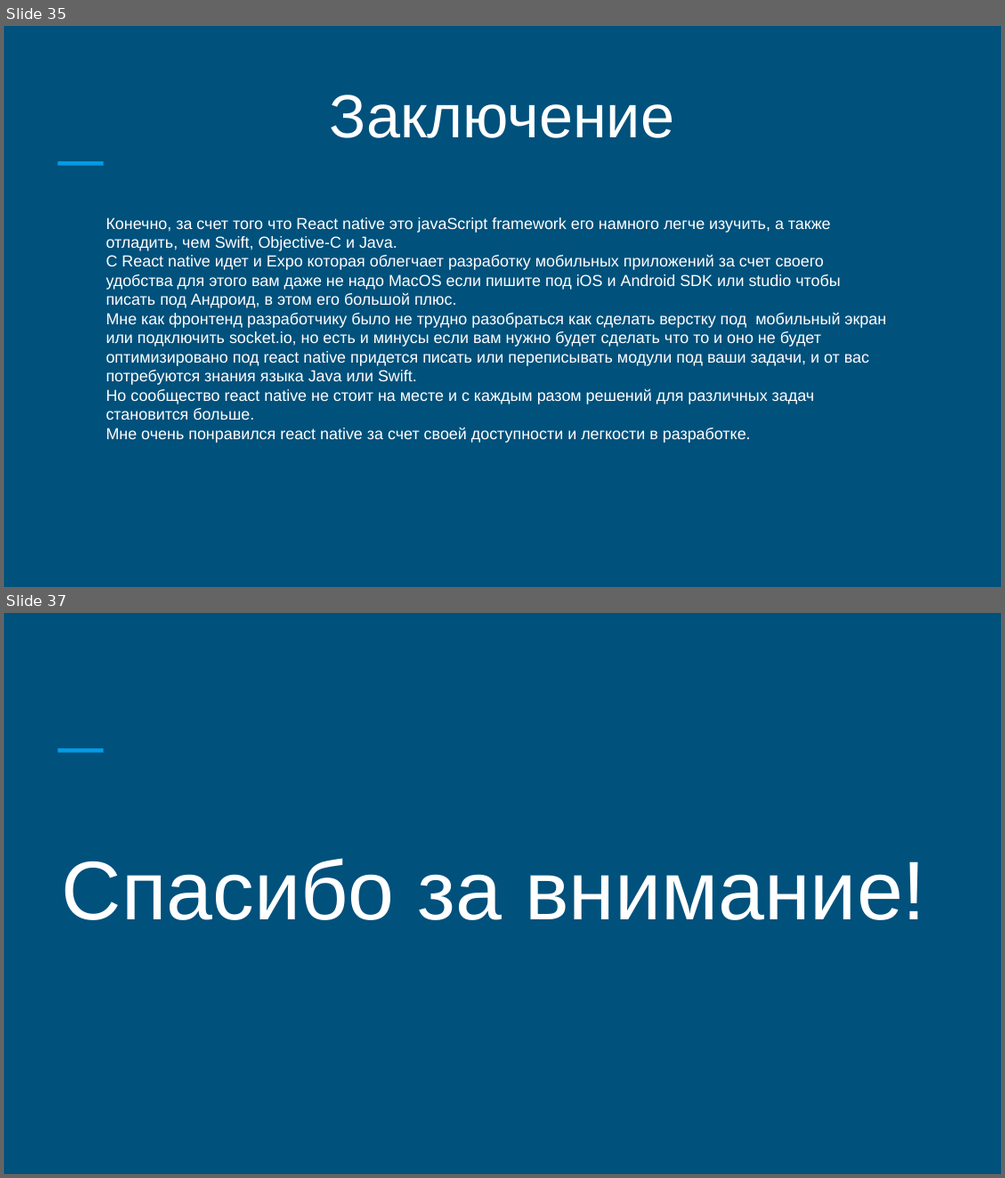
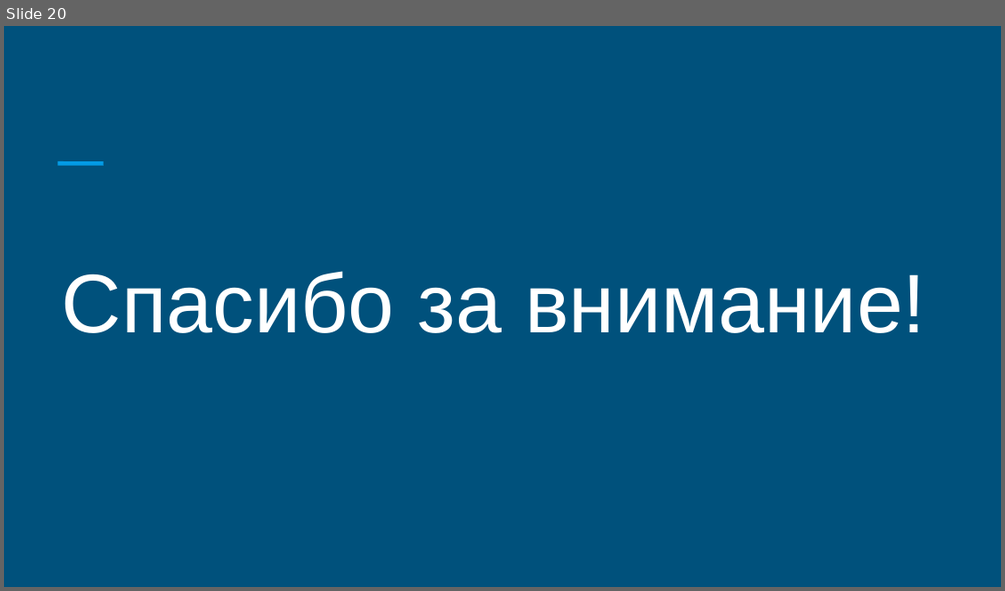
Before and after one commit to keylink/mean-stack, a slide deck: docs/mean.pptx. Shown one above the other, each under a label of ours: slides 35 and 37 before the commit, slide 20 after it; the slides between them are not shown. The pictures are 1005x1178 and 1005x591 pixels, drawn with LibreOffice and Linux fonts; fonts in the diff are those of the drawing. Boxes give left, top, right and bottom in pixels: in the first picture for what was removed or moved away, otherwise in the second. Text is boxed around its words. In the diff, an @@ line names an element or a change of style, - is before the commit and + after.

```diff
--- a/docs/mean.pptx
+++ b/docs/mean.pptx
@@ slide 35 removed at (4,26,1001,587), background #00517C; not listed: 1 template element that a slide beside it also shows @@
@@ text removed at (330,95,674,138) @@
-Заключение
@@ text removed at (106,217,886,443) @@
-Конечно, за счет того что React native это javaScript framework его намного легче изучить, а также отладить, чем Swift, Objective-C и Java.
-С React native идет и Expo которая облегчает разработку мобильных приложений за счет своего удобства для этого вам даже не надо MacOS если пишите под iOS и Аndroid SDK или studio чтобы писать под Андроид, в этом его большой плюс.
-Мне как фронтенд разработчику было не трудно разобраться как сделать верстку под мобильный экран или подключить socket.io, но есть и минусы если вам нужно будет сделать что то и оно не будет оптимизировано под react native придется писать или переписывать модули под ваши задачи, и от вас потребуются знания языка Java или Swift.
-Но сообщество react native не стоит на месте и с каждым разом решений для различных задач становится больше.
-Мне очень понравился react native за счет своей доступности и легкости в разработке.
@@ what was slide 37 is now slide 20 @@
```
Also in this commit, not shown: 2 slides changed, 17 slides added, 33 other slides removed, 3 other files.
